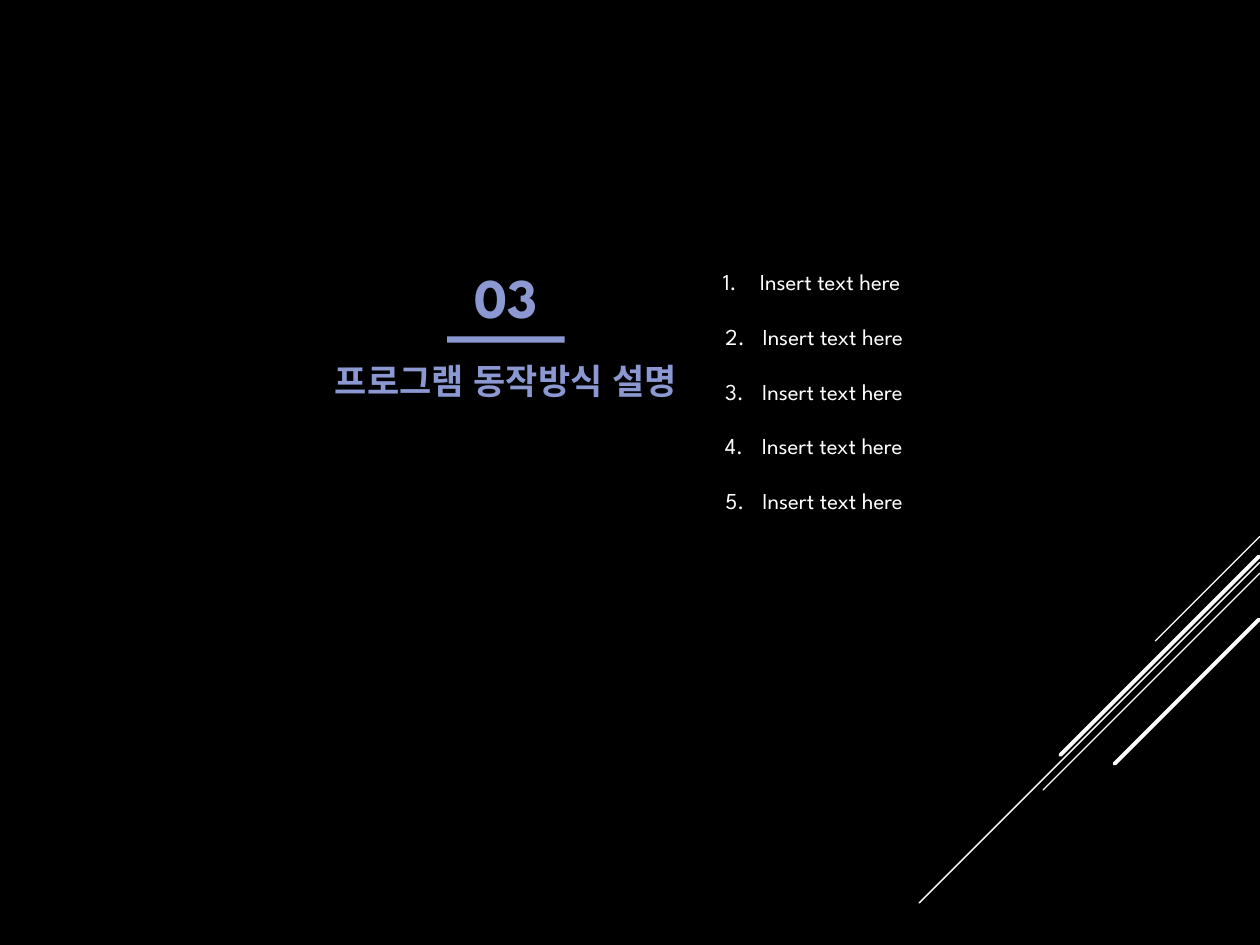
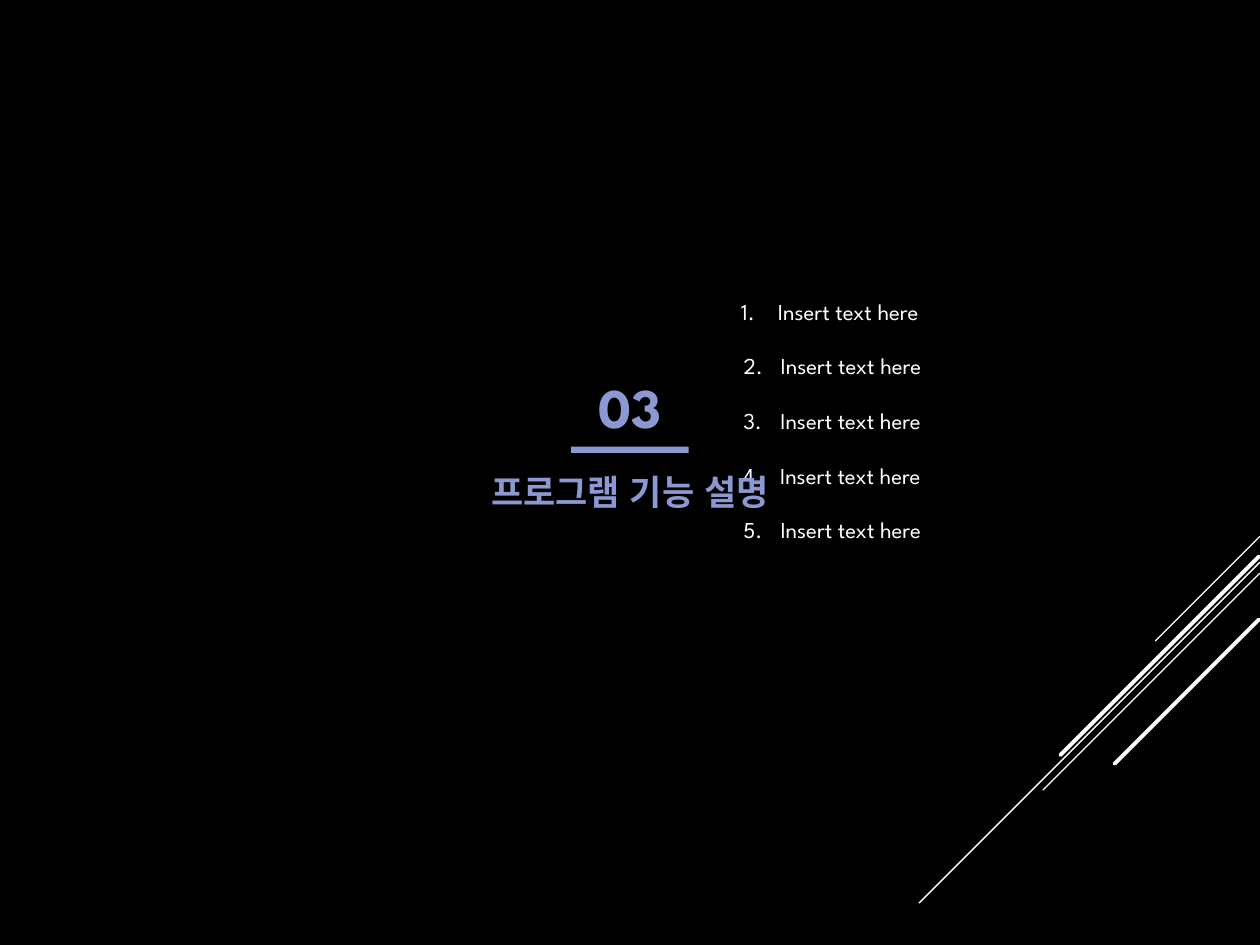
Before and after one commit to hyunwns78/ticketing_macro_HJ, a slide deck: slide 8 of KTX SRT 예약 매크로 프로그램.pptx. Drawn at 1260x945 pixels with LibreOffice and Linux fonts; fonts in the diff are those of the drawing; background and template pictures are left out. Boxes give left, top, right and bottom in pixels: in the first picture for what was removed or moved away, otherwise in the second. Text is boxed around its words. In the diff, an @@ line names an element or a change of style, - is before the commit and + after.

Commit message:
[V2]PPT

```diff
--- a/KTX SRT 예약 매크로 프로그램.pptx
+++ b/KTX SRT 예약 매크로 프로그램.pptx
@@ text "Insert text here": place and size @@
-text "Insert text here" at (760, 274, 903, 510)
+text "Insert text here" at (778, 304, 921, 539)
@@ text "03": place and size @@
-text "03" at (474, 280, 537, 319)
+text "03" at (598, 390, 661, 429)
@@ rectangle: place and size @@
-rectangle at (447, 336, 564, 343)
+rectangle at (571, 447, 688, 454)
@@ text at (491, 469, 768, 508): text changed @@
-프로그램 동작방식 설명
+프로그램 기능 설명
```
Also in this commit, not shown: 8 other slides changed, 2 slides added, 1 slide removed.
